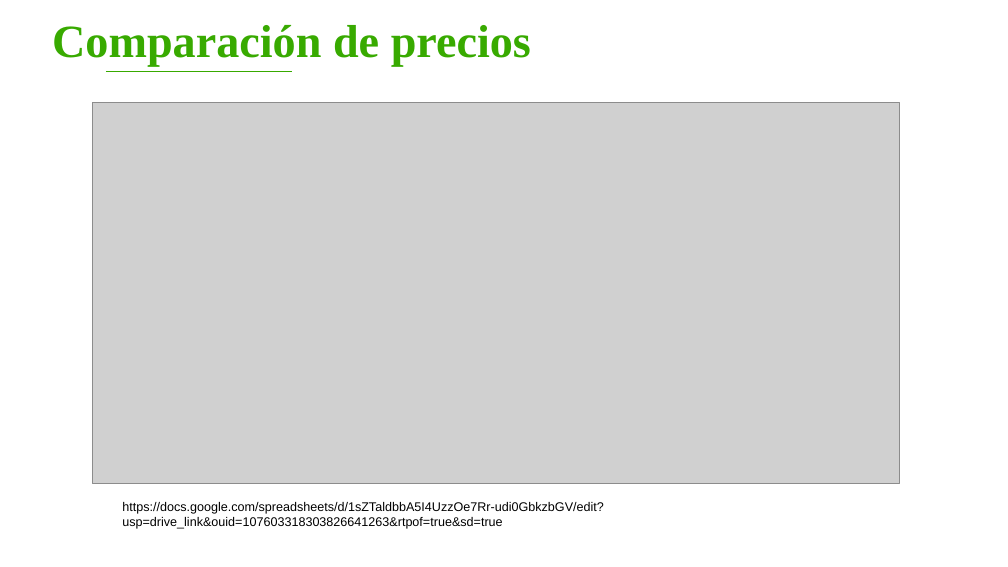
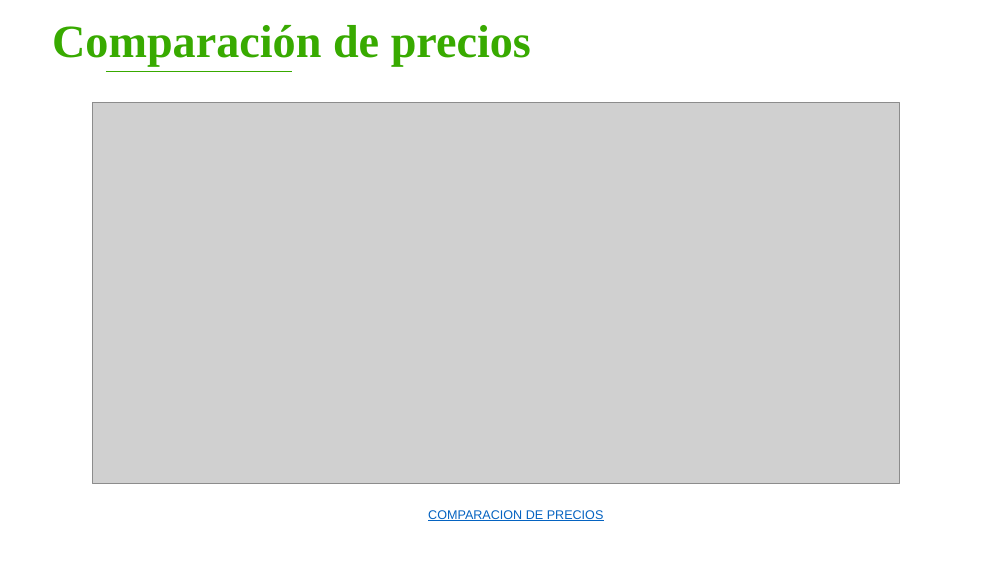
Before and after one commit to DavidV4iss/Master-Barber, a slide deck: slide 12 of PRESENTACION ENTRGABLES 2/Entregables 2.pptx (slide 4 before the commit). Drawn at 1008x567 pixels with LibreOffice and Linux fonts; fonts in the diff are those of the drawing; grey boxes stand for pictures; background and template pictures are left out. Boxes give left, top, right and bottom in pixels: in the first picture for what was removed or moved away, otherwise in the second. Text is boxed around its words. In the diff, an @@ line names an element or a change of style, - is before the commit and + after.

```diff
--- a/PRESENTACION ENTRGABLES 2/Entregables 2.pptx
+++ b/PRESENTACION ENTRGABLES 2/Entregables 2.pptx
@@ text at bbox=[428, 510, 604, 521]: text changed; text colour #000000 to #0563C1 @@
-https://docs.google.com/spreadsheets/d/1sZTaldbbA5I4UzzOe7Rr-udi0GbkzbGV/edit?usp=drive_link&ouid=107603318303826641263&rtpof=true&sd=true
+COMPARACION DE PRECIOS
```
Also in this commit, not shown: 5 other slides changed, 8 slides added.
